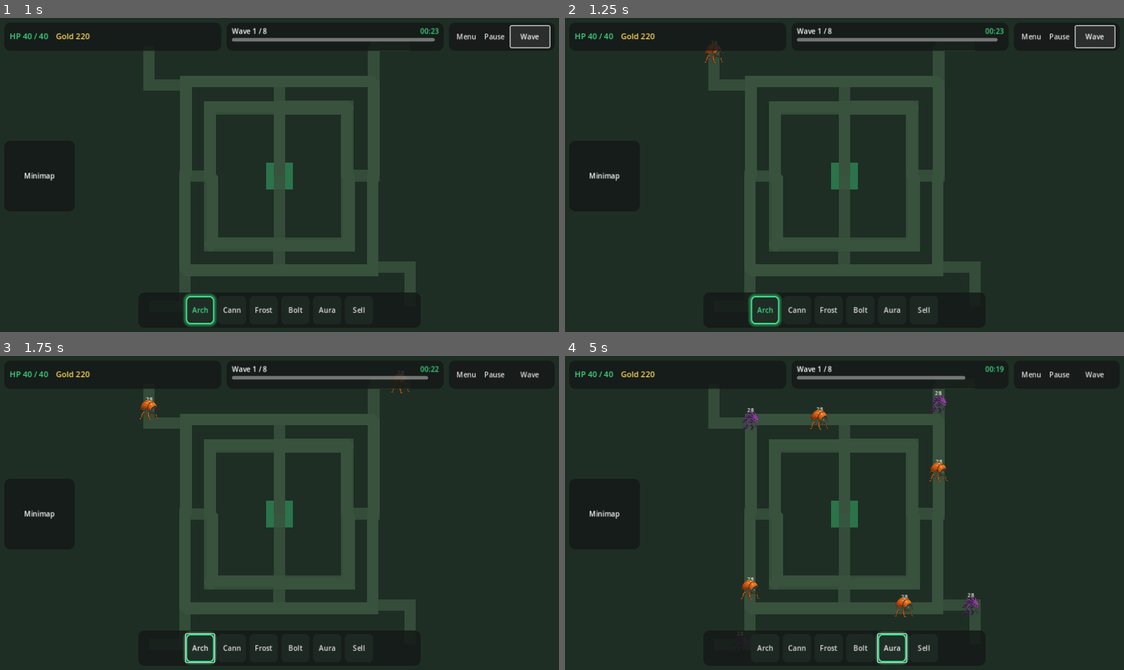
Above: before the commit, frames 1-4 (two rows, left to right).
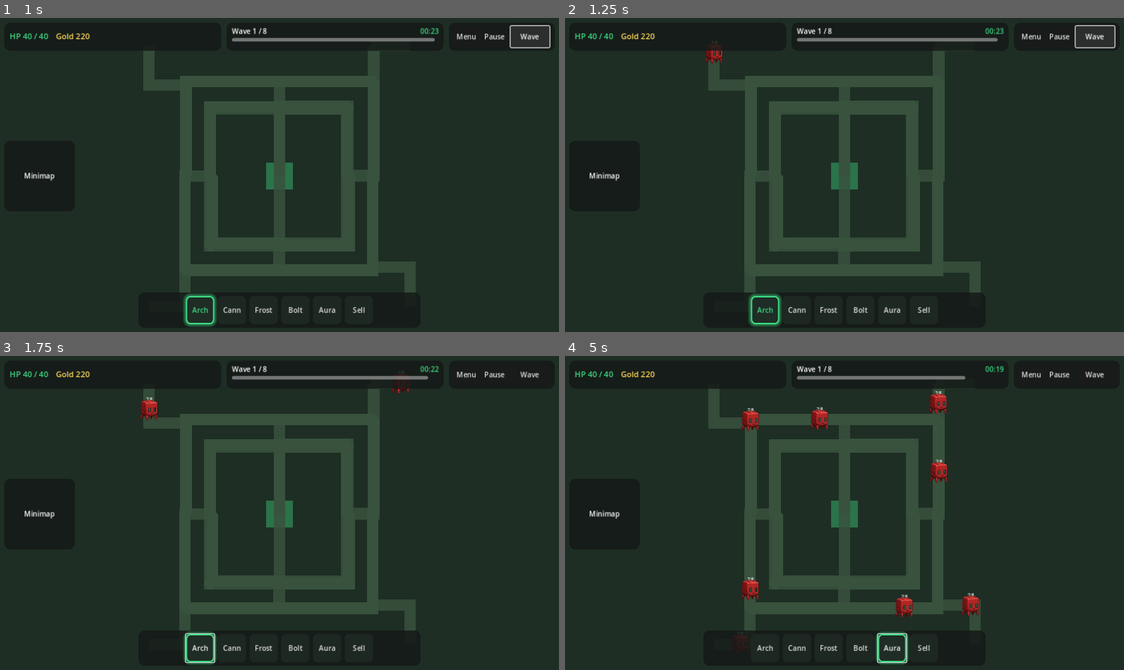
Above: after the commit, the same moments.

Repository: kennethIve/Green-TD
Game: Godot game, scene res://scenes/main.tscn
Same seed, same stepped clock (60 frames per second), same inputs: the game is played once before the commit and once after it.
Inputs:
- Up to frame 1 (1 s): click "Wave" at 0.5 s
- Up to frame 2 (1.25 s): no input
- Up to frame 3 (1.75 s): click "Arch" at 1.25 s
- Up to frame 4 (5 s): click "Cann" at 2 s; click "Frost" at 2.75 s; click "Bolt" at 3.5 s; click "Aura" at 4.25 s

Frame 1 is identical in both runs. In frame 2, 0.1% of the frame differs, in the area x 25-29%, y 8-15%; in frame 3, 0.2%; in frame 4, 1.2%, in the area x 30-75%, y 11-90%.

Commit message:
Tune tower attack rhythm + wave creep art mapping
Rates (s / dmg, WC3-like cadence from Green Circle feel):
  archer 0.40/7 fastest | lightning 0.55/11 medium-fast burst
  frost 0.75/5 medium+slow | cannon 1.40/28 slow heavy
  support 1.80 aura breathe pulse

Wave→creep (designer sheet): W1–2→0 紅方塊, W3–4→1 橙甲蟲,
W5→2 紫刺獸, W6→3 石魔, W7→4 飛蟲, W8→5 boss 魔眼; hp/spd/rew scale by type.
Soft hit-flash + brighter attack FX contrast.

Diff:
--- a/scripts/creep/creep.gd
+++ b/scripts/creep/creep.gd
@@ -77,8 +77,18 @@
 		return
 	hp -= amount
 	_update_hp()
+	_hit_flash()
 	if hp <= 0:
 		_resolve_death()
+
+func _hit_flash() -> void:
+	# Cheap white flash — designer noted prior hit feedback was too pale.
+	var node: CanvasItem = _sprite if _sprite != null and is_instance_valid(_sprite) and _sprite.visible else (_body as CanvasItem)
+	if node == null or not is_instance_valid(node):
+		return
+	node.modulate = Color(1.6, 1.6, 1.6, 1.0)
+	var tw := create_tween()
+	tw.tween_property(node, "modulate", Color.WHITE, 0.12)
 
 func _resolve_death() -> void:
 	if _resolved:
--- a/scripts/tower/tower.gd
+++ b/scripts/tower/tower.gd
@@ -19,12 +19,14 @@
 var _sprite: Sprite2D
 var _fx_nodes: Array = []
 
+# Fire intervals (s): WC3-like cadence — archer fastest, lightning medium-fast,
+# frost medium, cannon slow heavy, support slow aura breathe.
 const DEFS := {
-	"archer": {"dmg": 8, "range": 200.0, "rate": 0.55, "cost": 50, "up": 70, "sell": 25, "slow": 1.0, "aura": 0.0, "color": Color(0.35, 0.75, 0.45)},
-	"cannon": {"dmg": 18, "range": 150.0, "rate": 1.1, "cost": 80, "up": 100, "sell": 40, "slow": 1.0, "aura": 0.0, "color": Color(0.75, 0.45, 0.25)},
-	"frost": {"dmg": 4, "range": 170.0, "rate": 0.8, "cost": 60, "up": 80, "sell": 30, "slow": 0.55, "aura": 0.0, "color": Color(0.4, 0.7, 0.95)},
-	"lightning": {"dmg": 12, "range": 220.0, "rate": 0.9, "cost": 90, "up": 110, "sell": 45, "slow": 1.0, "aura": 0.0, "color": Color(0.85, 0.85, 0.3)},
-	"support": {"dmg": 0, "range": 160.0, "rate": 0.5, "cost": 70, "up": 90, "sell": 35, "slow": 1.0, "aura": 0.25, "color": Color(0.7, 0.4, 0.85)},
+	"archer": {"dmg": 7, "range": 200.0, "rate": 0.40, "cost": 50, "up": 70, "sell": 25, "slow": 1.0, "aura": 0.0, "color": Color(0.35, 0.75, 0.45)},
+	"cannon": {"dmg": 28, "range": 150.0, "rate": 1.40, "cost": 80, "up": 100, "sell": 40, "slow": 1.0, "aura": 0.0, "color": Color(0.75, 0.45, 0.25)},
+	"frost": {"dmg": 5, "range": 170.0, "rate": 0.75, "cost": 60, "up": 80, "sell": 30, "slow": 0.55, "aura": 0.0, "color": Color(0.4, 0.7, 0.95)},
+	"lightning": {"dmg": 11, "range": 220.0, "rate": 0.55, "cost": 90, "up": 110, "sell": 45, "slow": 1.0, "aura": 0.0, "color": Color(0.85, 0.85, 0.3)},
+	"support": {"dmg": 0, "range": 160.0, "rate": 1.80, "cost": 70, "up": 90, "sell": 35, "slow": 1.0, "aura": 0.25, "color": Color(0.7, 0.4, 0.85)},
 }
 
 const ART_ID := {
@@ -207,8 +209,8 @@
 	if target == null or not is_instance_valid(target):
 		return
 	var line := Line2D.new()
-	line.width = 2.0
-	line.default_color = Color(0.45, 0.95, 0.55, 0.9)
+	line.width = 2.6
+	line.default_color = Color(0.55, 1.0, 0.65, 1.0)
 	line.z_index = 5
 	var to: Vector2 = to_local(target.global_position)
 	line.points = PackedVector2Array([Vector2(0, -8), to * 0.35, to])
@@ -219,7 +221,7 @@
 
 func _fx_cann_flash(target) -> void:
 	var flash := Polygon2D.new()
-	flash.color = Color(1.0, 0.75, 0.25, 0.95)
+	flash.color = Color(1.0, 0.85, 0.35, 1.0)
 	flash.z_index = 5
 	var dir := Vector2.RIGHT
 	if target != null and is_instance_valid(target):
@@ -238,8 +240,8 @@
 
 func _fx_frost_pulse() -> void:
 	var ring := Line2D.new()
-	ring.width = 2.5
-	ring.default_color = Color(0.45, 0.85, 1.0, 0.85)
+	ring.width = 3.0
+	ring.default_color = Color(0.55, 0.95, 1.0, 1.0)
 	ring.z_index = 5
 	var pts := PackedVector2Array()
 	for i in 28:
@@ -256,8 +258,8 @@
 	if target == null or not is_instance_valid(target):
 		return
 	var line := Line2D.new()
-	line.width = 2.2
-	line.default_color = Color(0.95, 0.95, 0.35, 0.95)
+	line.width = 2.8
+	line.default_color = Color(1.0, 1.0, 0.55, 1.0)
 	line.z_index = 5
 	var to: Vector2 = to_local(target.global_position)
 	var mid := to * 0.5 + Vector2(randf_range(-12, 12), randf_range(-12, 12))
@@ -270,8 +272,8 @@
 
 func _fx_aura_breathe() -> void:
 	var ring := Line2D.new()
-	ring.width = 2.0
-	ring.default_color = Color(0.75, 0.45, 0.95, 0.7)
+	ring.width = 2.5
+	ring.default_color = Color(0.85, 0.55, 1.0, 0.9)
 	ring.z_index = 4
 	var pts := PackedVector2Array()
 	for i in 32:
--- a/scripts/wave/wave_spawner.gd
+++ b/scripts/wave/wave_spawner.gd
@@ -14,6 +14,27 @@
 @export var total_waves: int = 8
 @export var hp_per_wave: int = 8
 
+# Designer sheet mapping (creep_0 early … creep_5 late/boss):
+# W1–2→0 紅方塊, W3–4→1 橙甲蟲, W5→2 紫刺獸, W6→3 石魔, W7→4 飛蟲, W8→5 boss 魔眼
+const TYPE_BY_WAVE := {
+	1: 0, 2: 0,
+	3: 1, 4: 1,
+	5: 2,
+	6: 3,
+	7: 4,
+	8: 5,
+}
+
+# Per-type multipliers stacked on wave baseline (hp / speed / reward).
+const TYPE_STATS := {
+	0: {"hp": 1.00, "spd": 1.00, "rew": 1.00},  # 紅方塊
+	1: {"hp": 1.15, "spd": 1.05, "rew": 1.10},  # 橙甲蟲
+	2: {"hp": 1.35, "spd": 0.95, "rew": 1.25},  # 紫刺獸
+	3: {"hp": 1.70, "spd": 0.80, "rew": 1.45},  # 石魔 tank
+	4: {"hp": 1.20, "spd": 1.30, "rew": 1.55},  # 飛蟲 fast
+	5: {"hp": 2.40, "spd": 0.90, "rew": 2.80},  # boss 魔眼
+}
+
 var wave_index: int = 0
 var _alive: int = 0
 var _spawning: bool = false
@@ -28,6 +49,9 @@
 	_spawn_wave()
 	return true
 
+func _creep_type_for_wave(w: int) -> int:
+	return int(TYPE_BY_WAVE.get(w, mini(5, maxi(0, w - 1))))
+
 func _spawn_wave() -> void:
 	_spawning = true
 	var paths: Array = []
@@ -38,14 +62,18 @@
 	if paths.is_empty():
 		_spawning = false
 		return
+	var ctype := _creep_type_for_wave(wave_index)
+	var ts: Dictionary = TYPE_STATS.get(ctype, TYPE_STATS[0])
+	var base_hp := 20 + wave_index * hp_per_wave
+	var base_rew := 6 + wave_index * 2
+	var base_spd := 80.0 + wave_index * 4.0
 	for i in creeps_per_corner:
 		for pts in paths:
 			await get_tree().create_timer(spawn_interval).timeout
 			var creep = creep_scene.instantiate()
-			creep.max_hp = 20 + wave_index * hp_per_wave
-			creep.reward = 6 + wave_index * 2
-			creep.speed = 80.0 + wave_index * 4.0
-			var ctype := (wave_index + i) % 6
+			creep.max_hp = maxi(1, int(round(base_hp * float(ts["hp"]))))
+			creep.reward = maxi(1, int(round(base_rew * float(ts["rew"]))))
+			creep.speed = base_spd * float(ts["spd"])
 			add_child(creep)
 			creep.setup(pts, ctype)
 			creep.leaked.connect(_on_leaked)
